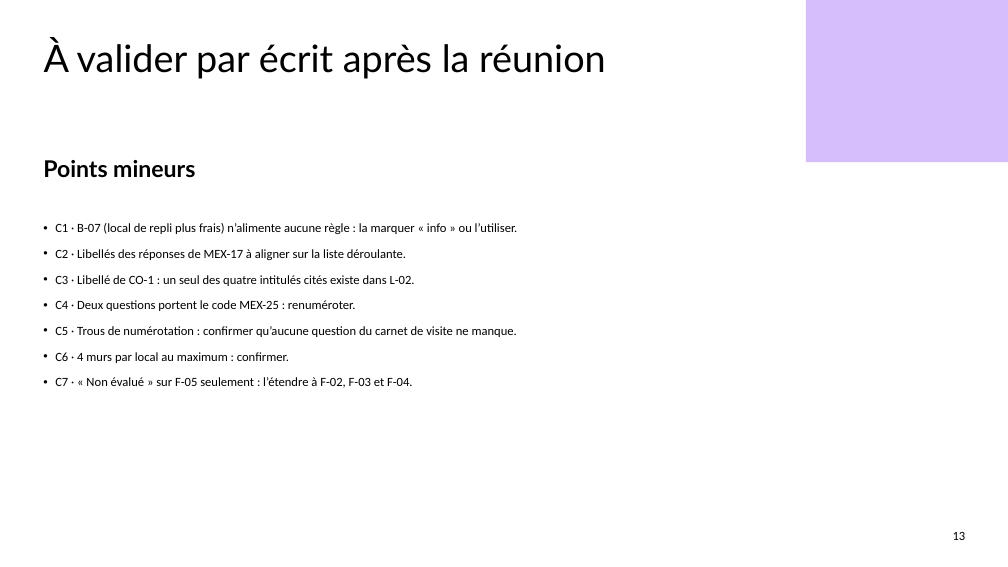
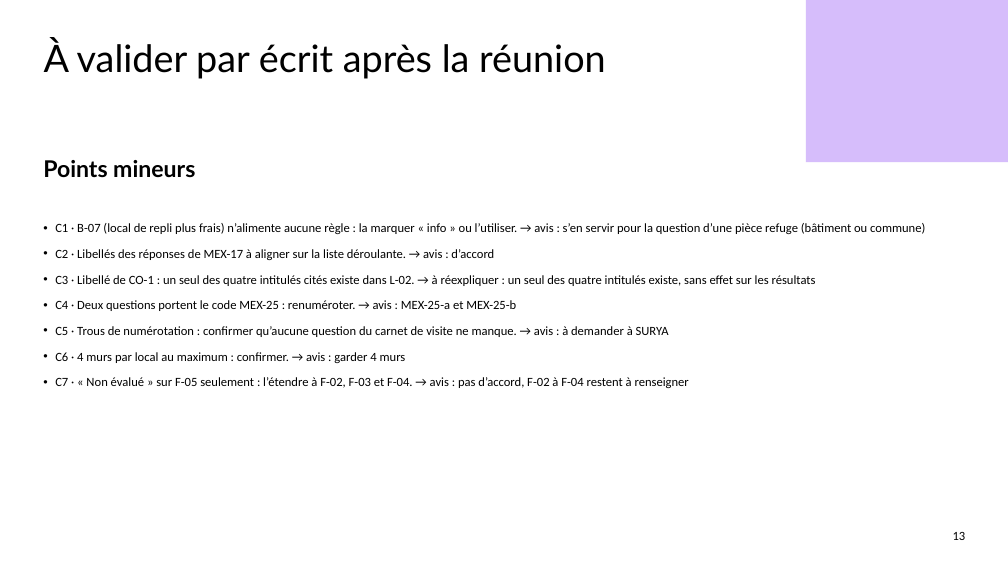
Before and after one commit to benjaminlallemand44/outilplancanicule_methodosurya, a slide deck: slide 13 of docs/presentation/Points_a_trancher_reunion.pptx. Drawn at 1008x567 pixels with LibreOffice and Linux fonts; fonts in the diff are those of the drawing; background and template pictures are left out. Boxes give left, top, right and bottom in pixels: in the first picture for what was removed or moved away, otherwise in the second. Text is boxed around its words. In the diff, an @@ line names an element or a change of style, - is before the commit and + after.

```diff
--- a/docs/presentation/Points_a_trancher_reunion.pptx
+++ b/docs/presentation/Points_a_trancher_reunion.pptx
@@ text at bbox=[55, 223, 925, 388]: text changed @@
-  • C1 · B-07 (local de repli plus frais) n’alimente aucune règle : la marquer « info » ou l’utiliser.
-  • C2 · Libellés des réponses de MEX-17 à aligner sur la liste déroulante.
-  • C3 · Libellé de CO-1 : un seul des quatre intitulés cités existe dans L-02.
-  • C4 · Deux questions portent le code MEX-25 : renuméroter.
-  • C5 · Trous de numérotation : confirmer qu’aucune question du carnet de visite ne manque.
-  • C6 · 4 murs par local au maximum : confirmer.
-  • C7 · « Non évalué » sur F-05 seulement : l’étendre à F-02, F-03 et F-04.
+  • C1 · B-07 (local de repli plus frais) n’alimente aucune règle : la marquer « info » ou l’utiliser. → avis : s’en servir pour la question d’une pièce refuge (bâtiment ou commune)
+  • C2 · Libellés des réponses de MEX-17 à aligner sur la liste déroulante. → avis : d’accord
+  • C3 · Libellé de CO-1 : un seul des quatre intitulés cités existe dans L-02. → à réexpliquer : un seul des quatre intitulés existe, sans effet sur les résultats
+  • C4 · Deux questions portent le code MEX-25 : renuméroter. → avis : MEX-25-a et MEX-25-b
+  • C5 · Trous de numérotation : confirmer qu’aucune question du carnet de visite ne manque. → avis : à demander à SURYA
+  • C6 · 4 murs par local au maximum : confirmer. → avis : garder 4 murs
+  • C7 · « Non évalué » sur F-05 seulement : l’étendre à F-02, F-03 et F-04. → avis : pas d’accord, F-02 à F-04 restent à renseigner
```
Also in this commit, not shown: 7 other slides changed, 4 other files.
